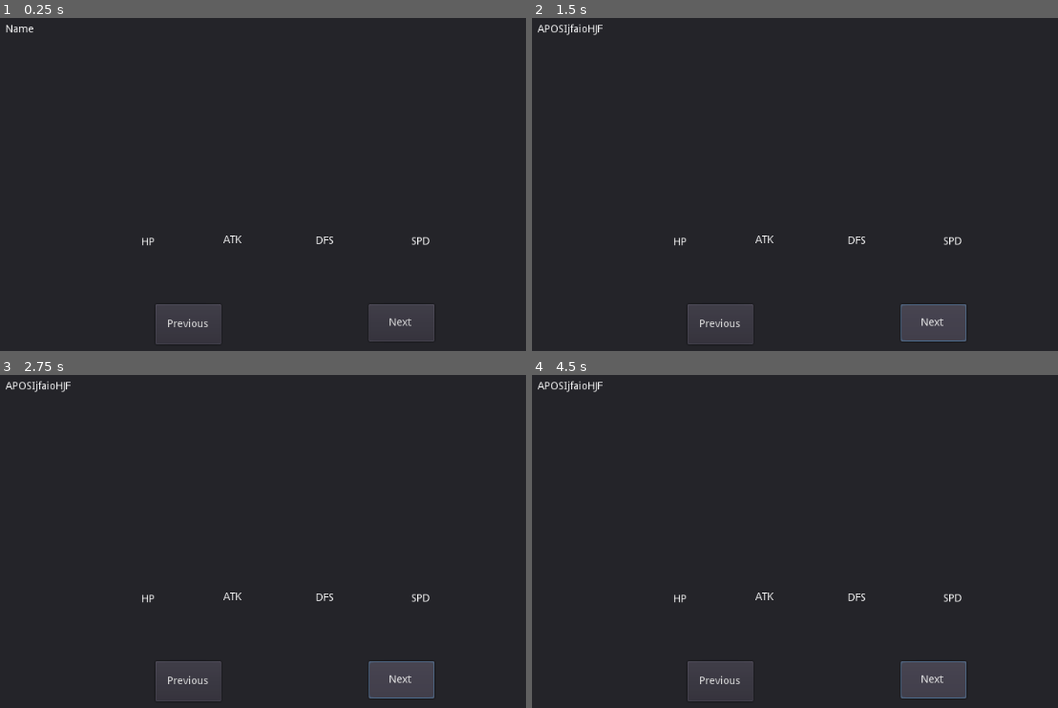
Above: before the commit, frames 1-4 (two rows, left to right).
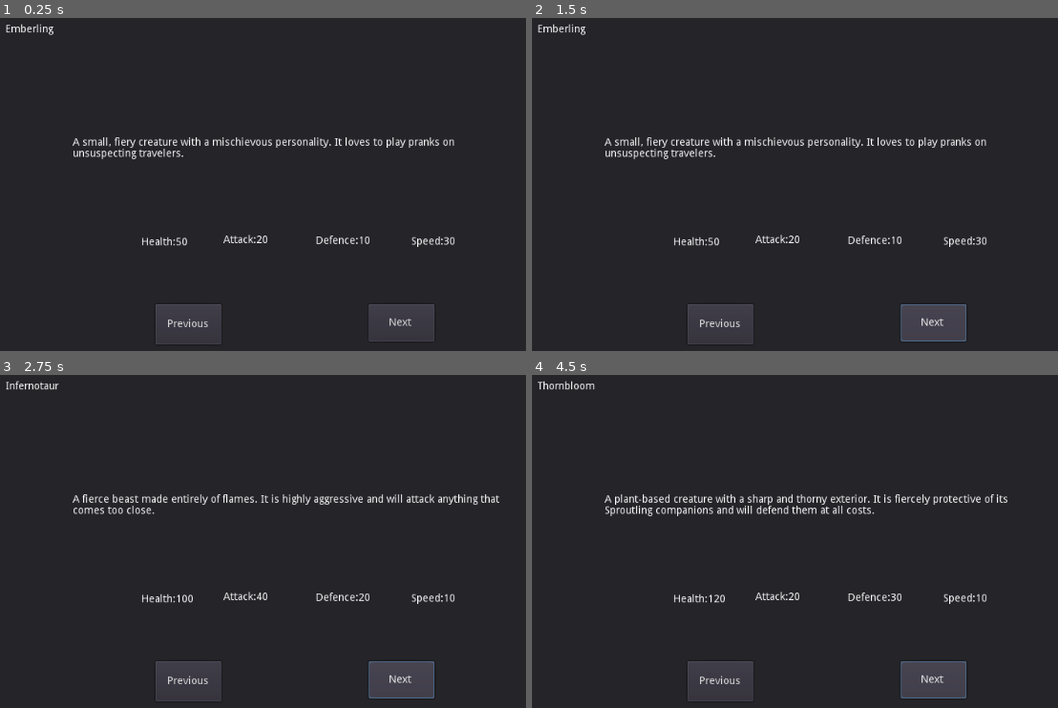
Above: after the commit, the same moments.

Repository: arget4me/ProjectNimbus
Game: Godot game, scene res://Scenes/MonsterWiki.tscn
Same seed, same stepped clock (60 frames per second), same inputs: the game is played once before the commit and once after it. The project has no main scene, so this scene is started directly.
Inputs:
- Up to frame 1 (0.25 s): no input
- Up to frame 2 (1.5 s): click "Previous" at 0.5 s; click "Next" at 1.25 s
- Up to frame 3 (2.75 s): click "Next" at 2 s
- Up to frame 4 (4.5 s): tap Enter at 2.75, 4.25 s; hold Right (ui_right) 2.78-3.53 s; hold S (bamse) 2.78-3.53 s; tap Space at 3.5 s; tap S (bamse) at 3.6 s; hold Right (ui_right) from 4.28 s (still down); hold S (bamse) from 4.28 s (still down)

The runs differ from the first frame. In frame 1, 1.7% of the frame differs, in the area x 1-87%, y 1-69%; in frame 2, 1.8%; in frame 3, 1.9%; in frame 4, 2.2%, in the area x 1-91%, y 1-69%.

Commit message:
load in monsters from json and show in UI element
can now read about all the monsters in the monsterdex

Diff:
--- a/CreatureCollector/Scenes/MonsterWiki.tscn
+++ b/CreatureCollector/Scenes/MonsterWiki.tscn
@@ -20,31 +20,37 @@
 margin_bottom = 138.0
 text = "Name"
 
+[node name="Description" type="RichTextLabel" parent="MarginContainer/Panel"]
+margin_left = 214.0
+margin_top = 231.0
+margin_right = 818.0
+margin_bottom = 345.0
+
 [node name="Health" type="RichTextLabel" parent="MarginContainer/Panel"]
 margin_left = 306.0
 margin_top = 365.0
-margin_right = 363.0
+margin_right = 403.0
 margin_bottom = 405.0
 text = "HP"
 
 [node name="Attack" type="RichTextLabel" parent="MarginContainer/Panel"]
 margin_left = 416.0
 margin_top = 362.0
-margin_right = 472.0
+margin_right = 531.0
 margin_bottom = 402.0
 text = "ATK"
 
 [node name="Defence" type="RichTextLabel" parent="MarginContainer/Panel"]
 margin_left = 540.0
 margin_top = 363.0
-margin_right = 601.0
+margin_right = 659.0
 margin_bottom = 403.0
 text = "DFS"
 
 [node name="Speed" type="RichTextLabel" parent="MarginContainer/Panel"]
 margin_left = 668.0
 margin_top = 364.0
-margin_right = 728.0
+margin_right = 772.0
 margin_bottom = 404.0
 text = "SPD"
 
--- a/CreatureCollector/Script/MonsterWiki.gd
+++ b/CreatureCollector/Script/MonsterWiki.gd
@@ -1,28 +1,34 @@
 extends CanvasLayer
 
+onready var monsterName = $MarginContainer/Panel/Name
+onready var monsterDescription = $MarginContainer/Panel/Description
+onready var monsterHealth = $MarginContainer/Panel/Health
+onready var monsterAttack = $MarginContainer/Panel/Attack
+onready var monsterDefence = $MarginContainer/Panel/Defence
+onready var monsterSpeed = $MarginContainer/Panel/Speed
+var monsterList
+var monsterCounter
 
-# Declare member variables here. Examples:
-# var a = 2
-# var b = "text"
+func _ready():
+	monsterCounter = 0
+	monsterList = MonsterDataSingelton.ParseAllMonstersJson("monsterdex")
+	setMonster(monsterList[monsterCounter])
 
-
-# Called when the node enters the scene tree for the first time.
-func _ready():
-	pass # Replace with function body.
-
-onready var nameVar = $MarginContainer/Panel/Name
-# Called every frame. 'delta' is the elapsed time since the previous frame.
-#func _process(delta):
-#	pass
-
-
-func getMonsters():
-	pass
-
+func setMonster(var monster):
+	monsterName.text = monster.name
+	monsterDescription.text = monster.description
+	monsterHealth.text = "Health:" + str(monster.health)
+	monsterAttack.text = "Attack:" + str(monster.attack)
+	monsterDefence.text = "Defence:" + str(monster.defence)
+	monsterSpeed.text = "Speed:" + str(monster.speed)
 
 func _on_Previous_pressed():
-	nameVar.text = "APOSIjfaioHJF"
+	monsterCounter -= 1
+	monsterCounter %= monsterList.size()
+	setMonster(monsterList[monsterCounter])
 
 
 func _on_Next_pressed():
-	pass # Replace with function body.
+	monsterCounter += 1
+	monsterCounter %= monsterList.size()
+	setMonster(monsterList[monsterCounter])
